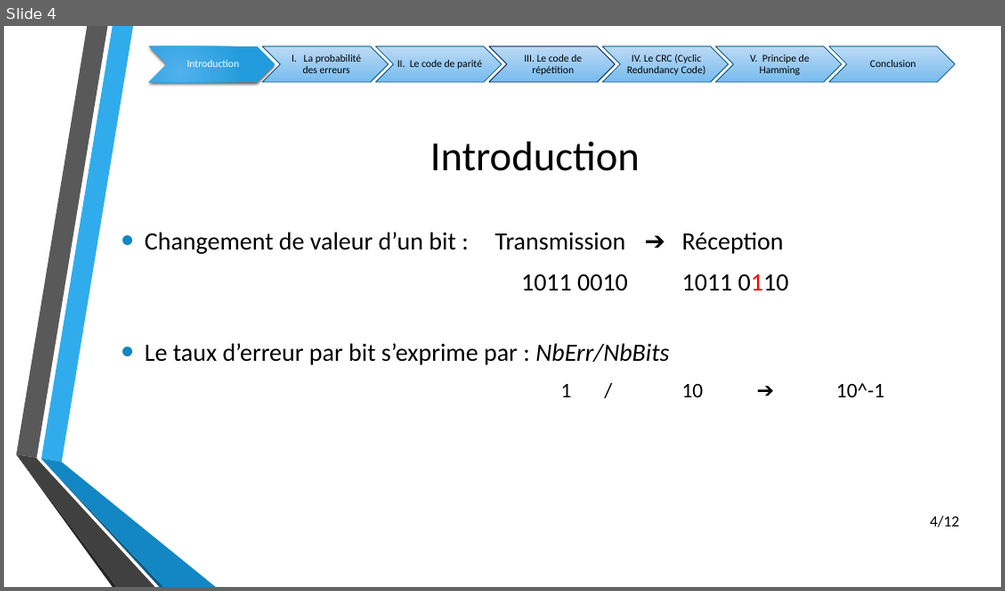
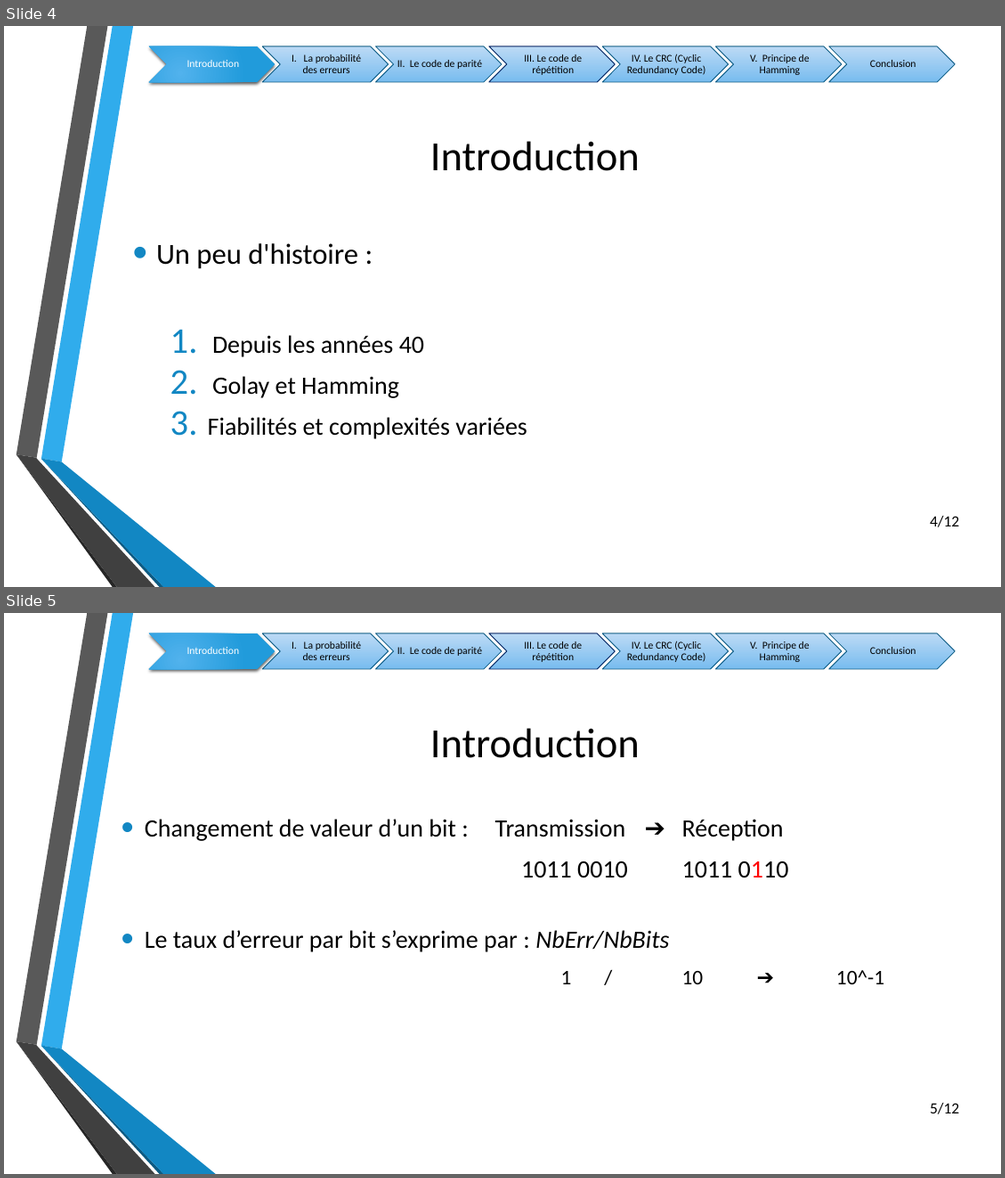
Before and after one commit to Guyoms/PTUT2016, a slide deck: SOUTENANCE/Modélisations Mathématiques.pptx. Shown one above the other, each under a label of ours: slide 4 before the commit, slides 4 and 5 after it. The pictures are 1005x591 and 1005x1178 pixels, drawn with LibreOffice and Linux fonts; fonts in the diff are those of the drawing; background and template pictures are left out. Boxes give left, top, right and bottom in pixels: in the first picture for what was removed or moved away, otherwise in the second. Text is boxed around its words. In the diff, an @@ line names an element or a change of style, - is before the commit and + after.

Commit message:
Modif intro/code parité samer

```diff
--- a/SOUTENANCE/Modélisations Mathématiques.pptx
+++ b/SOUTENANCE/Modélisations Mathématiques.pptx
@@ slide 4 added at [4,26,1001,587], background picture (left out); not listed: 6 template elements that a slide beside it also shows @@
@@ group added at [149,46,955,82]: 7 chevrons, 7 texts @@
+Introduction
+I. La probabilité des erreurs
+II. Le code de parité
+III. Le code de répétition
+IV. Le CRC (Cyclic Redundancy Code)
+V. Principe de Hamming
+Conclusion
@@ title added at [430,141,639,171], 40 pt, text #000000 @@
+Introduction
@@ text added at [156,243,527,439], 24 pt, text #000000 @@
+• Un peu d'histoire :
+  1. Depuis les années 40
+  2. Golay et Hamming
+  3. Fiabilités et complexités variées
@@ page number added at [930,516,959,527], 15 pt, text #000000 @@
+4/12
@@ what was slide 4 is now slide 5 @@
@@ page number at [930,1103,959,1114]: text changed @@
-4/12
+5/12
```
Also in this commit, not shown: 3 slides changed.
